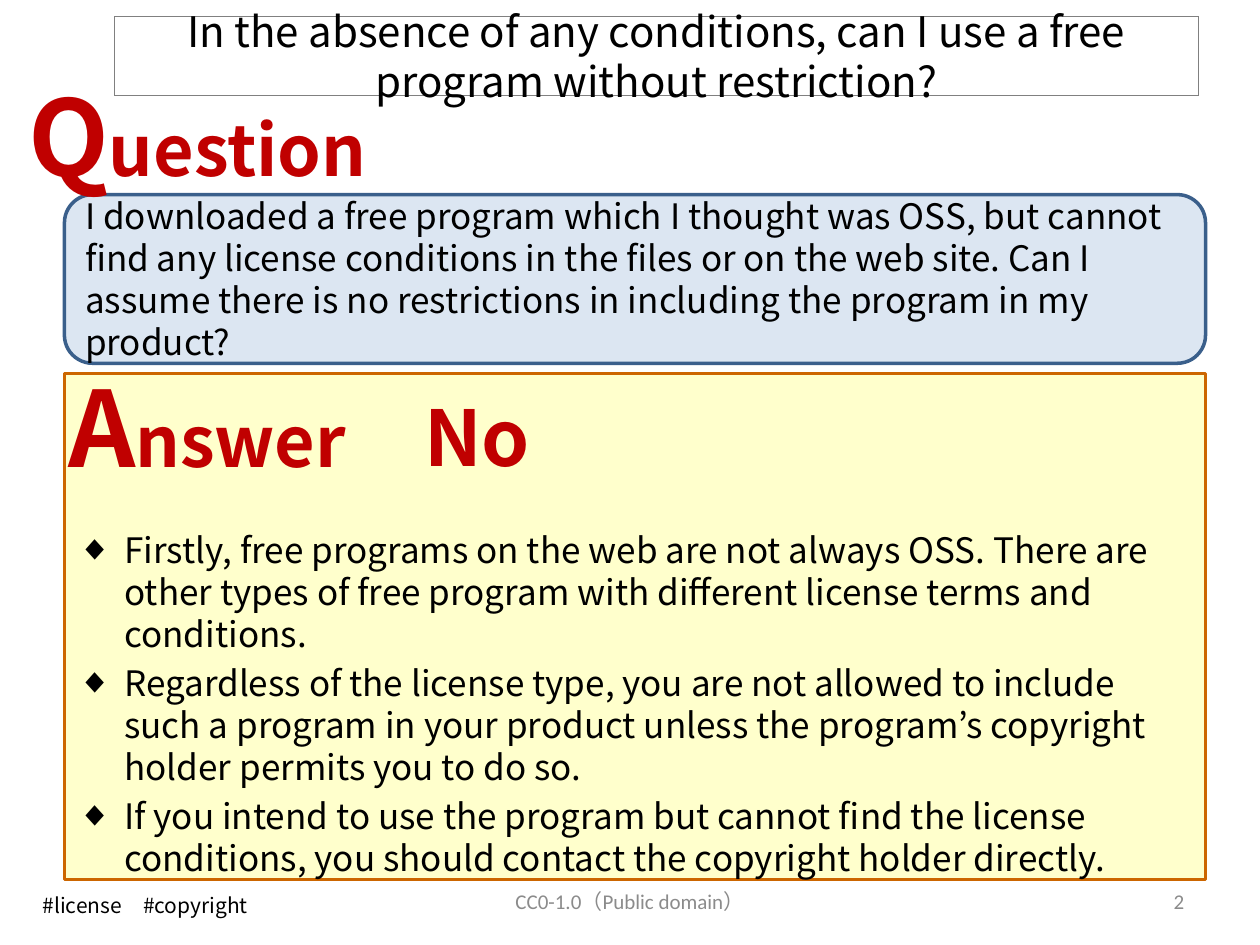
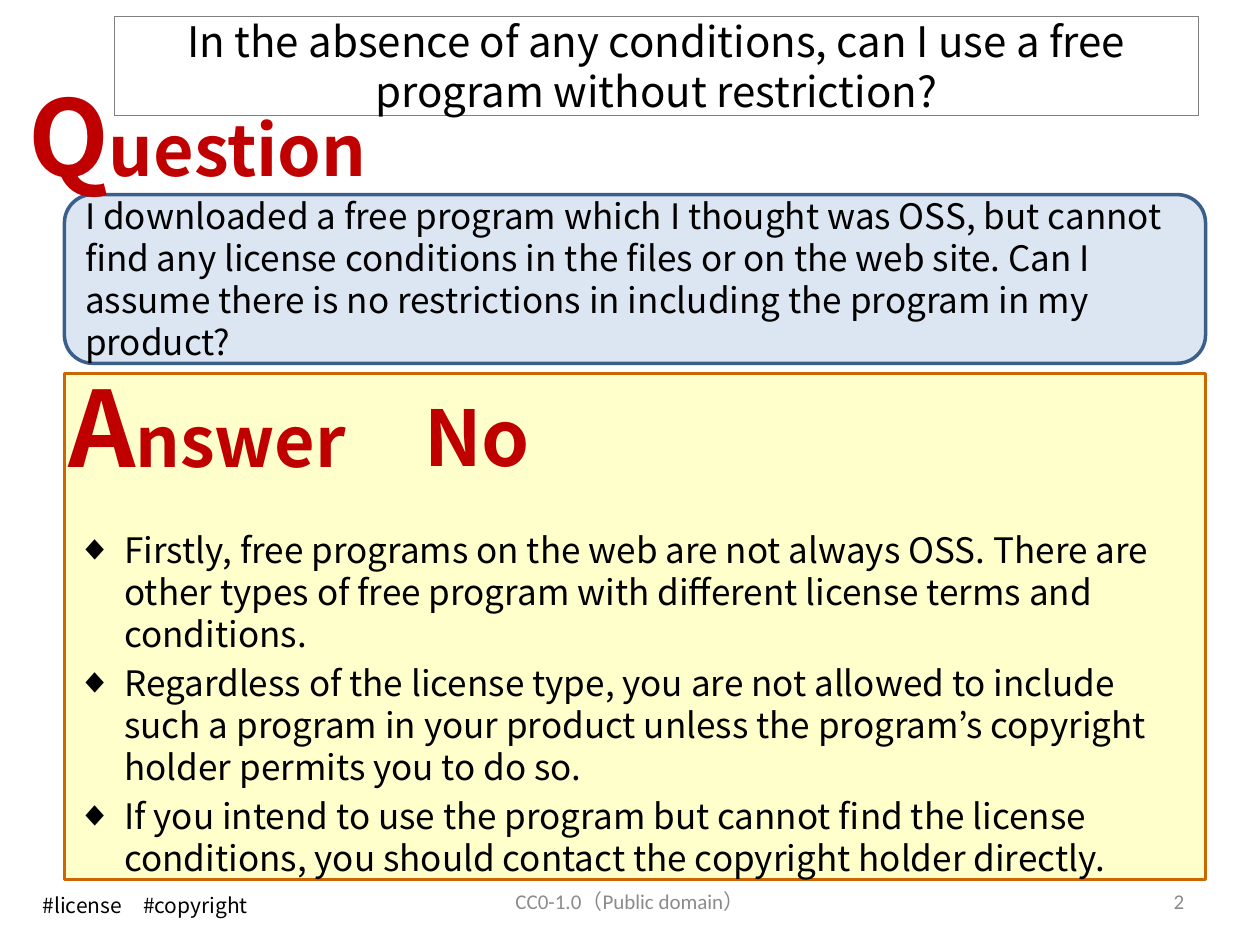
Before and after one commit to OpenChain-Project/OpenChain-JWG, a slide deck: slide 3 of Education_Material/FAQ/Misunderstandings_of_OSS_licenses_CC0.pptx. Drawn at 1260x945 pixels with LibreOffice and Linux fonts; fonts in the diff are those of the drawing. Boxes give left, top, right and bottom in pixels: in the first picture for what was removed or moved away, otherwise in the second. Text is boxed around its words. In the diff, an @@ line names an element or a change of style, - is before the commit and + after.

```diff
--- a/Education_Material/FAQ/Misunderstandings_of_OSS_licenses_CC0.pptx
+++ b/Education_Material/FAQ/Misunderstandings_of_OSS_licenses_CC0.pptx
@@ title "In the absence of any ..." resized from (x1=115, y1=16, x2=1200, y2=96) to (x1=115, y1=16, x2=1200, y2=116) @@
```
Also in this commit, not shown: 17 other slides changed, 9 slides added.
